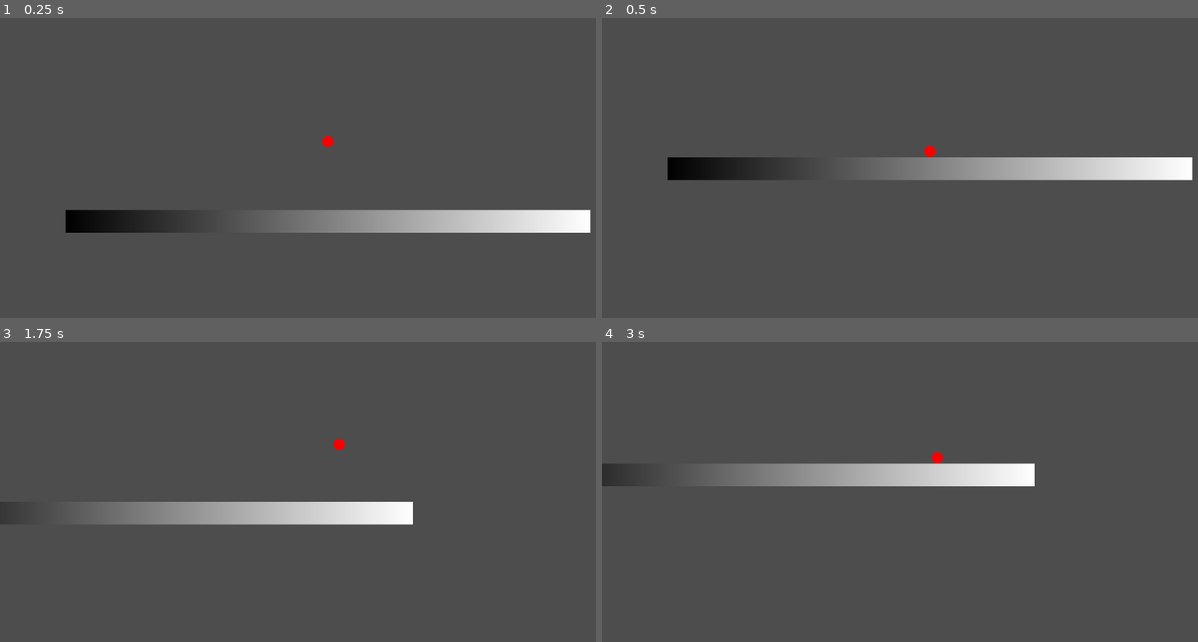
Above: before the commit, frames 1-4 (two rows, left to right).
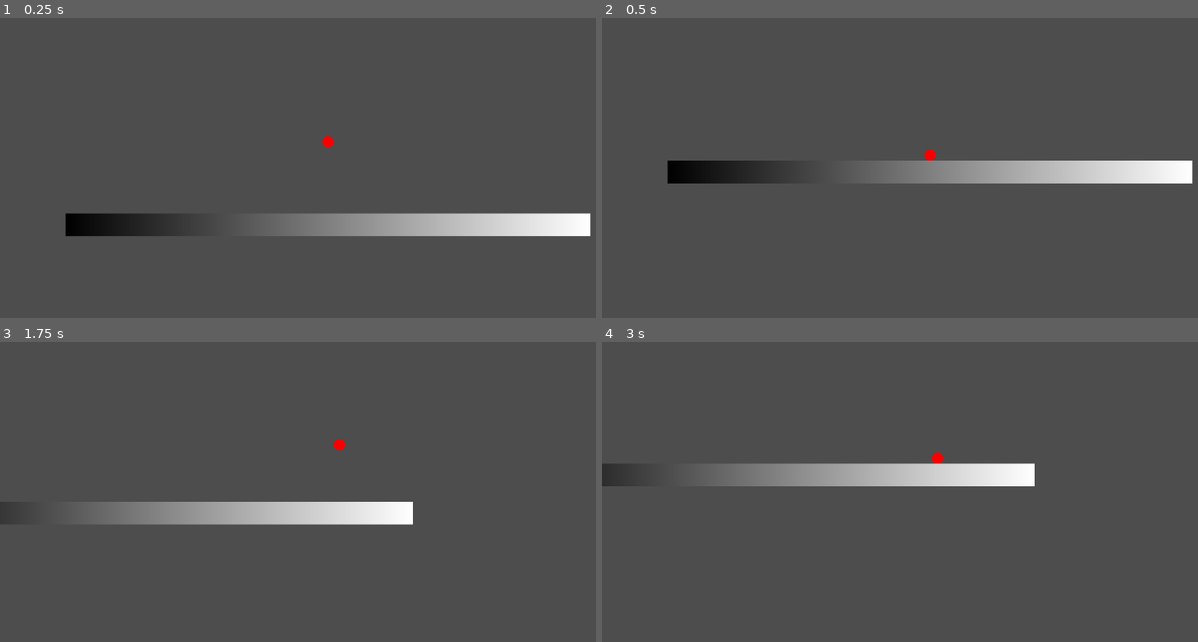
Above: after the commit, the same moments.

Repository: Verisran/EdiGameJam25
Game: Godot game, scene res://Level/game_root.tscn
Same seed, same stepped clock (60 frames per second), same inputs: the game is played once before the commit and once after it.
Inputs (mouse positions are in pixels of both pictures, inside the frame that each line leads up to):
- Up to frame 1 (0.25 s): no input
- Up to frame 2 (0.5 s): no input
- Up to frame 3 (1.75 s): move the mouse to (470, 441) at 0.52 s; hold D (Right) from 0.53 s (still down); tap Space (Jump) at 0.77, 1.52 s; move the mouse to (196, 477) at 1.27 s
- Up to frame 4 (3 s): move the mouse to (995, 378) at 2.02 s; release D (Right) at 2.03 s; hold A (Left) 2.03-2.78 s; move the mouse to (900, 531) at 2.77 s; hold D (Right) from 2.78 s (still down)

The runs differ from the first frame. In frame 1, 1.7% of the frame differs, in the area x 11-100%, y 63-73%; in frame 2, 1.7%; in frame 3, less than 0.1%; in frame 4, nothing differs.

Commit message:
prep for next stage of bubble implementation

Diff:
--- a/Autoloads/ShortPhysics.gd
+++ b/Autoloads/ShortPhysics.gd
@@ -1,6 +1,6 @@
 extends Node2D
 
-enum TargetLayer{ World = 1, PlayerCol = 2, PlayerHitbox = 4, EnemyCol = 8, EnemyHitbox = 16}
+enum TargetLayer{Nothing = 0, World = 1, PlayerCol = 2, PlayerHitbox = 4, EnemyCol = 8, EnemyHitbox = 16}
 
 func vec_toward_mouse(from_node: Node2D)->Vector2:
 	var hold_rotation: float = from_node.rotation
@@ -17,13 +17,12 @@
 	query.collide_with_areas = areas
 	return space_state.intersect_ray(query)
 
-func shape(myself: Node2D, shape: Shape2D, from: Vector2, direction: Vector2, length: float, layers: int, max_results: int = 1, bodies: bool = true, areas: bool = false, space_state: PhysicsDirectSpaceState2D = null)->Array[Dictionary]:
+func shape(myself: Node2D, shape2d: Shape2D, layers: int, max_results: int = 1, bodies: bool = true, areas: bool = false, space_state: PhysicsDirectSpaceState2D = null)->Array[Dictionary]:
 	if(space_state == null):
 		space_state = myself.get_world_2d().direct_space_state
 	var query: PhysicsShapeQueryParameters2D = PhysicsShapeQueryParameters2D.new()
-	var set_shape: Shape2D = shape
 	query.set_collision_mask(layers);
-	query.set_shape(shape);
+	query.set_shape(shape2d);
 	query.set_transform(myself.transform);
 	query.set_margin(0.01);
 	query.collide_with_bodies = bodies
--- a/Bubbles/bubble_base.gd
+++ b/Bubbles/bubble_base.gd
@@ -1,11 +1,14 @@
 extends Node2D
+class_name BubbleBase
 
+@export var shape: Shape2D
+@export var layers: PhysicsCast.TargetLayer
+@export var push_mode: bool = false
+# Called every frame. 'delta' is the elapsed time since the previous frame.
+func _physics_process(delta: float)->void:
+	var result: Dictionary = PhysicsCast.shape(self, shape, layers)[0]
+	if(!result.is_empty()):
+		print(result.collider)
 
-# Called when the node enters the scene tree for the first time.
-func _ready() -> void:
-	pass # Replace with function body.
-
-
-# Called every frame. 'delta' is the elapsed time since the previous frame.
-func _process(delta: float) -> void:
+func on_collide()->void:
 	pass
--- a/Level/game_root.tscn
+++ b/Level/game_root.tscn
@@ -1,6 +1,7 @@
-[gd_scene load_steps=7 format=3 uid="uid://be8uwg3djjkpy"]
+[gd_scene load_steps=9 format=3 uid="uid://be8uwg3djjkpy"]
 
 [ext_resource type="PackedScene" uid="uid://cjmis435pqcrb" path="res://Player/Player.tscn" id="1_5r0le"]
+[ext_resource type="Script" path="res://Bubbles/bubble_base.gd" id="2_xdtgb"]
 
 [sub_resource type="PhysicsMaterial" id="PhysicsMaterial_pay3r"]
 
@@ -14,10 +15,13 @@
 [sub_resource type="GradientTexture1D" id="GradientTexture1D_6r8uy"]
 gradient = SubResource("Gradient_aydkb")
 
+[sub_resource type="CircleShape2D" id="CircleShape2D_sgim4"]
+radius = 20.0
+
 [node name="GameRoot" type="Node"]
 
 [node name="StaticBody2D" type="StaticBody2D" parent="."]
-position = Vector2(0, 170)
+position = Vector2(0, 176)
 physics_material_override = SubResource("PhysicsMaterial_pay3r")
 
 [node name="CollisionShape2D" type="CollisionShape2D" parent="StaticBody2D"]
@@ -30,3 +34,9 @@
 
 [node name="CharacterBody2D" parent="." instance=ExtResource("1_5r0le")]
 collision_layer = 2
+
+[node name="BubbleBase" type="Node2D" parent="."]
+position = Vector2(0, 135)
+script = ExtResource("2_xdtgb")
+shape = SubResource("CircleShape2D_sgim4")
+layers = 2
--- a/Player/PlayerControl.gd
+++ b/Player/PlayerControl.gd
@@ -46,3 +46,6 @@
 		grav_multiplier += 0.1
 	else:
 		grav_multiplier = 1
+
+func impulse(vector: Vector2, strength: float)->void:
+	velocity += vector*strength
